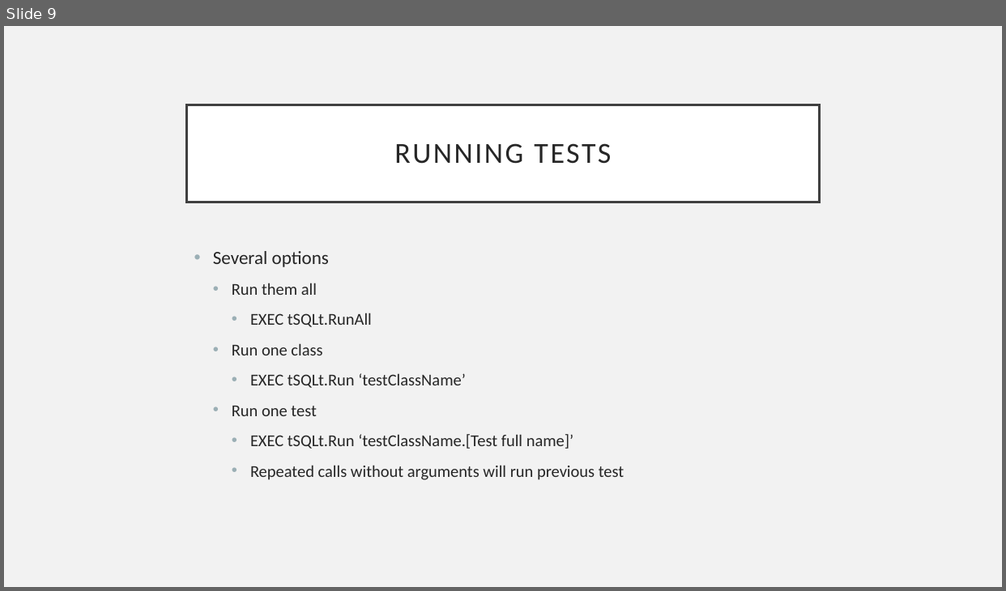
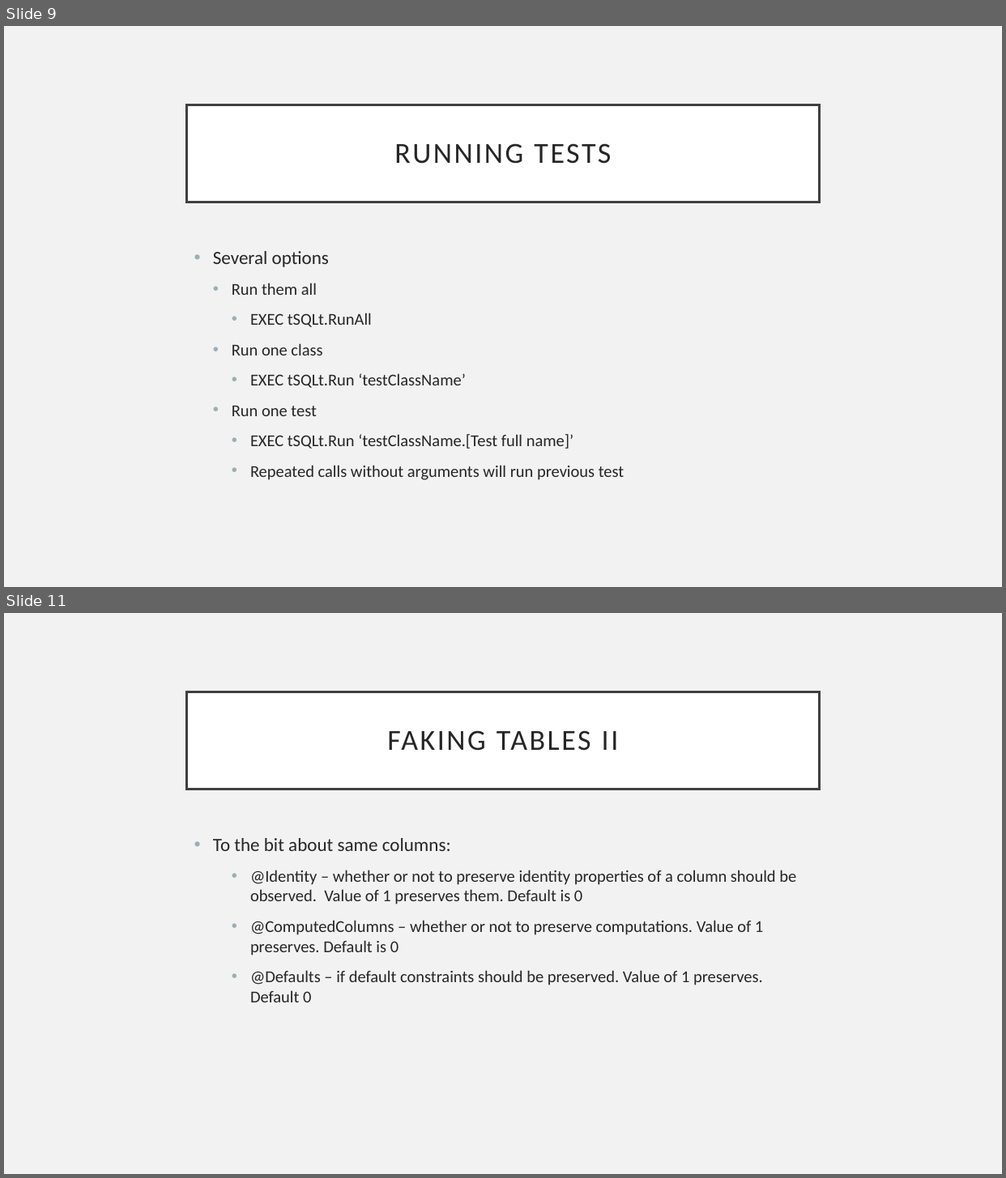
Before and after one commit to AndrewADev/intro-tsqlt-talk, a slide deck: tSQLt-Talk.pptx. Shown one above the other, each under a label of ours: slide 9 before the commit, slides 9 and 11 after it; the slides between them are not shown. The pictures are 1006x591 and 1006x1178 pixels, drawn with LibreOffice and Linux fonts; fonts in the diff are those of the drawing. Boxes give left, top, right and bottom in pixels: in the first picture for what was removed or moved away, otherwise in the second. Text is boxed around its words. In the diff, an @@ line names an element or a change of style, - is before the commit and + after.

```diff
--- a/tSQLt-Talk.pptx
+++ b/tSQLt-Talk.pptx
@@ slide 11 added at [4,613,1002,1174], background #F2F2F2 @@
@@ title added at [187,692,819,789], fill #FFFFFF, outline #404040 2.5 pt, 28 pt, text #262626 @@
+FAKING TABLES II
@@ text added at [213,838,796,1003], 16 pt, text #262626 @@
+• To the bit about same columns:
+    • @Identity – whether or not to preserve identity properties of a column should be observed. Value of 1 preserves them. Default is 0
+    • @ComputedColumns – whether or not to preserve computations. Value of 1 preserves. Default is 0
+    • @Defaults – if default constraints should be preserved. Value of 1 preserves. Default 0
```
Also in this commit, not shown: 2 slides changed, 6 other slides added, 5 other files.
